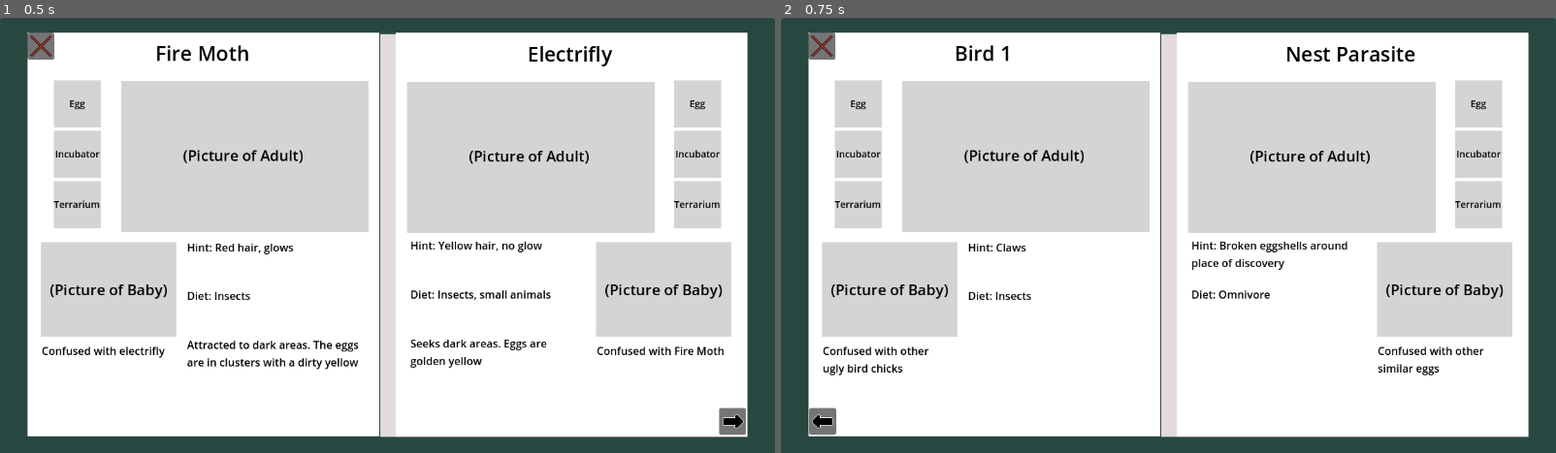
Above: before the commit, frames 1-2 (left to right).
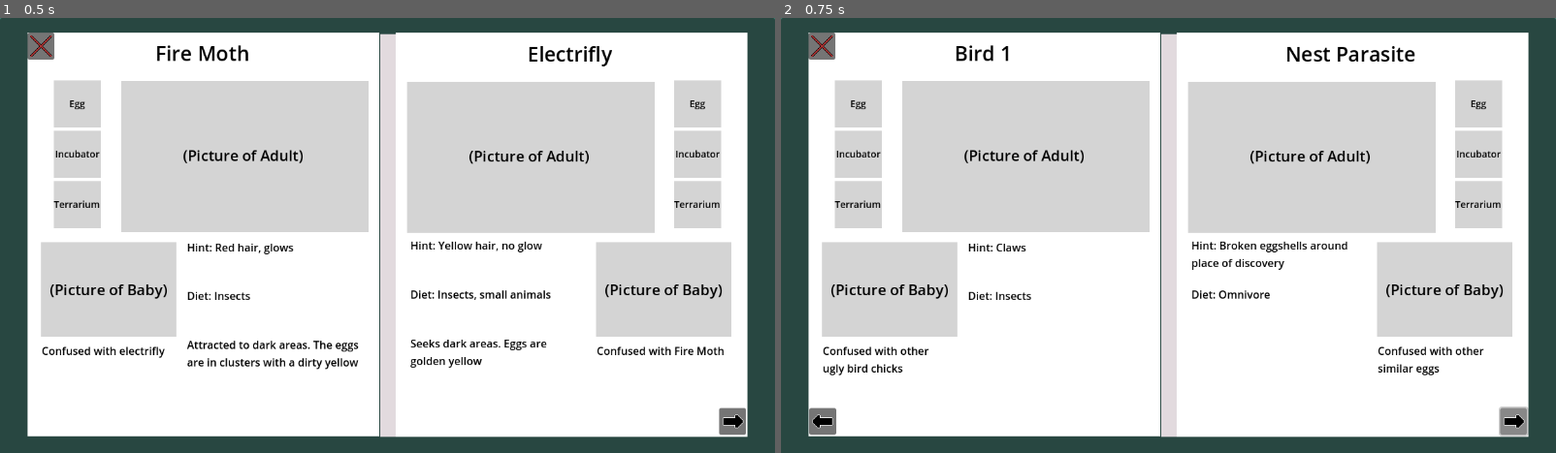
Above: after the commit, the same moments.

Repository: FrostyEmby/cafe-dot-secret-ingredient
Game: Godot game, scene res://scenes/bestiary.tscn
Same seed, same stepped clock (60 frames per second), same inputs: the game is played once before the commit and once after it. This scene is started directly instead of the project's main scene.
Inputs (mouse positions are in pixels of both pictures, inside the frame that each line leads up to):
- Up to frame 1 (0.5 s): no input
- Up to frame 2 (0.75 s): click (1517, 422) at 0.5 s

Frame 1 is identical in both runs. In frame 2, 0.3% of the frame differs, in the area x 92-97%, y 89-97%.

Commit message:
Fixed bestiary odd number issues

Diff:
--- /dev/null
+++ b/resources/plant-tortoise.tres
@@ -0,0 +1,14 @@
+[gd_resource type="Resource" script_class="Creature" load_steps=2 format=3 uid="uid://ddvixqmre33gs"]
+
+[ext_resource type="Script" uid="uid://cqr8dj8toeqen" path="res://scripts/creature-stats.gd" id="1_qpy2d"]
+
+[resource]
+script = ExtResource("1_qpy2d")
+name = "Vitaruga"
+diet = "herbivorous"
+hint = "Egg is cool to the touch"
+confused_with = "lava creatures"
+description = "Tortoise made out of tree with leaves and solid amber."
+incubator = 3
+terrarium = 3
+metadata/_custom_type_script = "uid://cqr8dj8toeqen"
--- a/scenes/bestiary.tscn
+++ b/scenes/bestiary.tscn
@@ -9,6 +9,7 @@
 [ext_resource type="Resource" uid="uid://bgpacae1weki4" path="res://resources/electric-dragonfly.tres" id="4_mq4o6"]
 [ext_resource type="Resource" uid="uid://bo03k2xsccltr" path="res://resources/bird-one.tres" id="5_n57n3"]
 [ext_resource type="Resource" uid="uid://dxqtqoy48cpre" path="res://resources/nest-parasite.tres" id="6_oyl77"]
+[ext_resource type="Resource" uid="uid://ddvixqmre33gs" path="res://resources/plant-tortoise.tres" id="7_oyl77"]
 
 [sub_resource type="LabelSettings" id="LabelSettings_eq67u"]
 font_size = 30
@@ -45,7 +46,7 @@
 grow_horizontal = 2
 grow_vertical = 2
 script = ExtResource("1_lqwxb")
-creatures = Array[ExtResource("2_j3mqr")]([ExtResource("3_2cel7"), ExtResource("4_mq4o6"), ExtResource("5_n57n3"), ExtResource("6_oyl77")])
+creatures = Array[ExtResource("2_j3mqr")]([ExtResource("3_2cel7"), ExtResource("4_mq4o6"), ExtResource("5_n57n3"), ExtResource("6_oyl77"), ExtResource("7_oyl77")])
 
 [node name="Background" type="Panel" parent="."]
 layout_mode = 1
@@ -222,6 +223,13 @@
 offset_bottom = 624.0
 color = Color(0.88629234, 0.85544294, 0.86880356, 1)
 
+[node name="Right Blank Page" type="ColorRect" parent="."]
+layout_mode = 0
+offset_left = 588.0
+offset_top = 22.0
+offset_right = 1111.0
+offset_bottom = 624.0
+
 [node name="Right Page" type="ColorRect" parent="."]
 layout_mode = 0
 offset_left = 588.0
--- a/scripts/bestiary.gd
+++ b/scripts/bestiary.gd
@@ -5,44 +5,50 @@
 
 func _ready() -> void:
 	_fill_page()
-	$"Left Page/Prev Page".visible = false
 
 func _fill_page():
+
+	# hide arrows at either extreme of the bestiary
+	if page <= 0:
+		$"Left Page/Prev Page".visible = false
+	else:
+		$"Left Page/Prev Page".visible = true
+
+	if page + 2 >= creatures.size():
+		$"Right Page/Next Page".visible = false
+	else:
+		$"Right Page/Next Page".visible = true
+
+	# Fill in left page
 	$"Left Page/Creature Name".text = creatures[page].name
-	$"Right Page/Creature Name".text = creatures[page+1].name
+	$"Left Page/Dynamic Text/Hint".text = "Hint: " + creatures[page].hint
+	$"Left Page/Dynamic Text/Diet".text = "Diet: " + creatures[page].diet
+	$"Left Page/Dynamic Text/Description".text = creatures[page].description
+	$"Left Page/Confusion".text = "Confused with " + creatures[page].confused_with
 
-	$"Left Page/Dynamic Text/Hint".text = "Hint: " + creatures[page].hint
-	$"Right Page/Dynamic Text/Hint".text = "Hint: " + creatures[page+1].hint
+	# if odd amount of creatures and on last page, clear the right page
+	if creatures.size() % 2 != 0 && page == creatures.size() - 1:
+		$"Right Page".visible = false
+	else:
+		$"Right Page".visible = true
 
-	$"Left Page/Dynamic Text/Diet".text = "Diet: " + creatures[page].diet
-	$"Right Page/Dynamic Text/Diet".text = "Diet: " + creatures[page+1].diet
-
-	$"Left Page/Dynamic Text/Description".text = creatures[page].description
-	$"Right Page/Dynamic Text/Description".text = creatures[page+1].description
-
-	$"Left Page/Confusion".text = "Confused with " + creatures[page].confused_with
-	$"Right Page/Confusion".text = "Confused with " + creatures[page+1].confused_with
+		# Fill in right page
+		$"Right Page/Creature Name".text = creatures[page+1].name
+		$"Right Page/Dynamic Text/Hint".text = "Hint: " + creatures[page+1].hint
+		$"Right Page/Dynamic Text/Diet".text = "Diet: " + creatures[page+1].diet
+		$"Right Page/Dynamic Text/Description".text = creatures[page+1].description
+		$"Right Page/Confusion".text = "Confused with " + creatures[page+1].confused_with
 
 
 func _on_next_page_pressed() -> void:
 	page += 2
 	_fill_page()
 
-	$"Left Page/Prev Page".visible = true
-
-	if page + 2 >= creatures.size():
-		$"Right Page/Next Page".visible = false
-
 
 func _on_prev_page_pressed() -> void:
 	page -= 2
 	_fill_page()
 
-	$"Right Page/Next Page".visible = true
-
-	if page <= 0:
-		$"Left Page/Prev Page".visible = false
-
 
 func _on_exit_pressed() -> void:
 	pass # Replace with function body.
Not shown: 1 places in scenes/bestiary.tscn that only renumber resources
